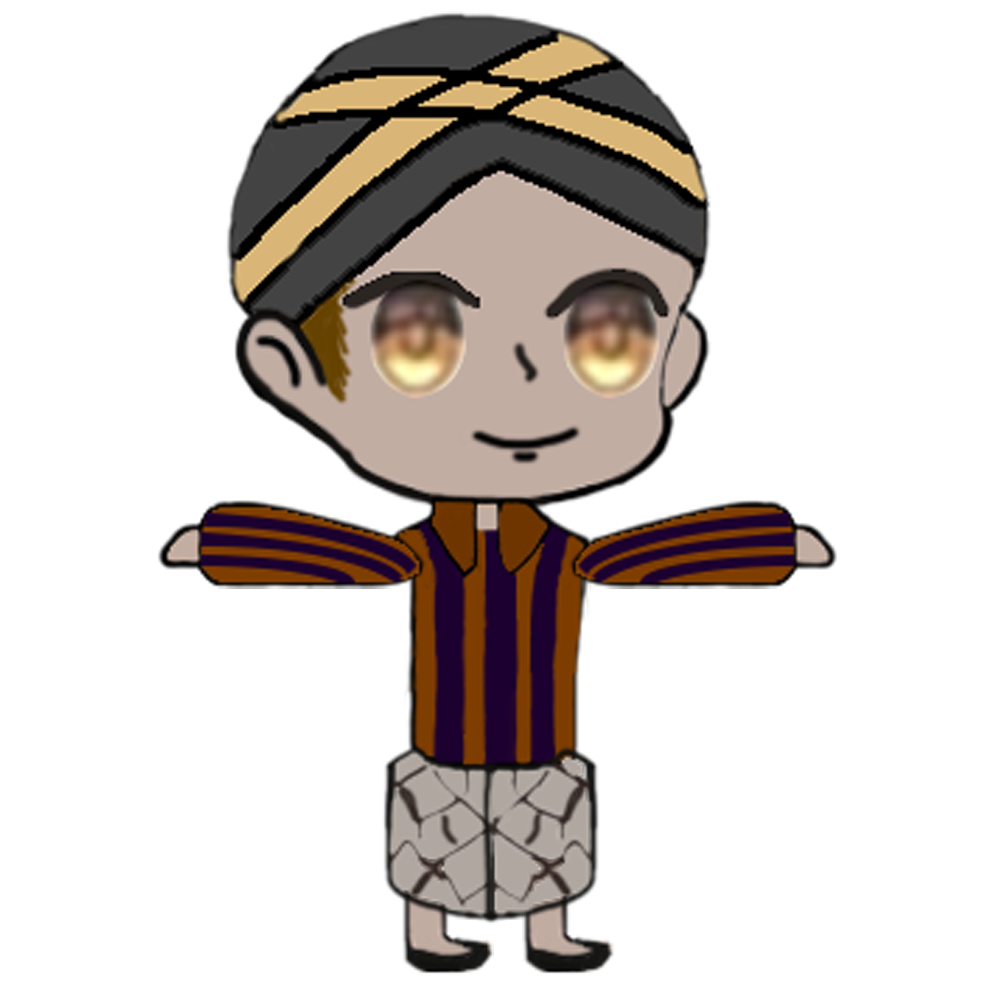
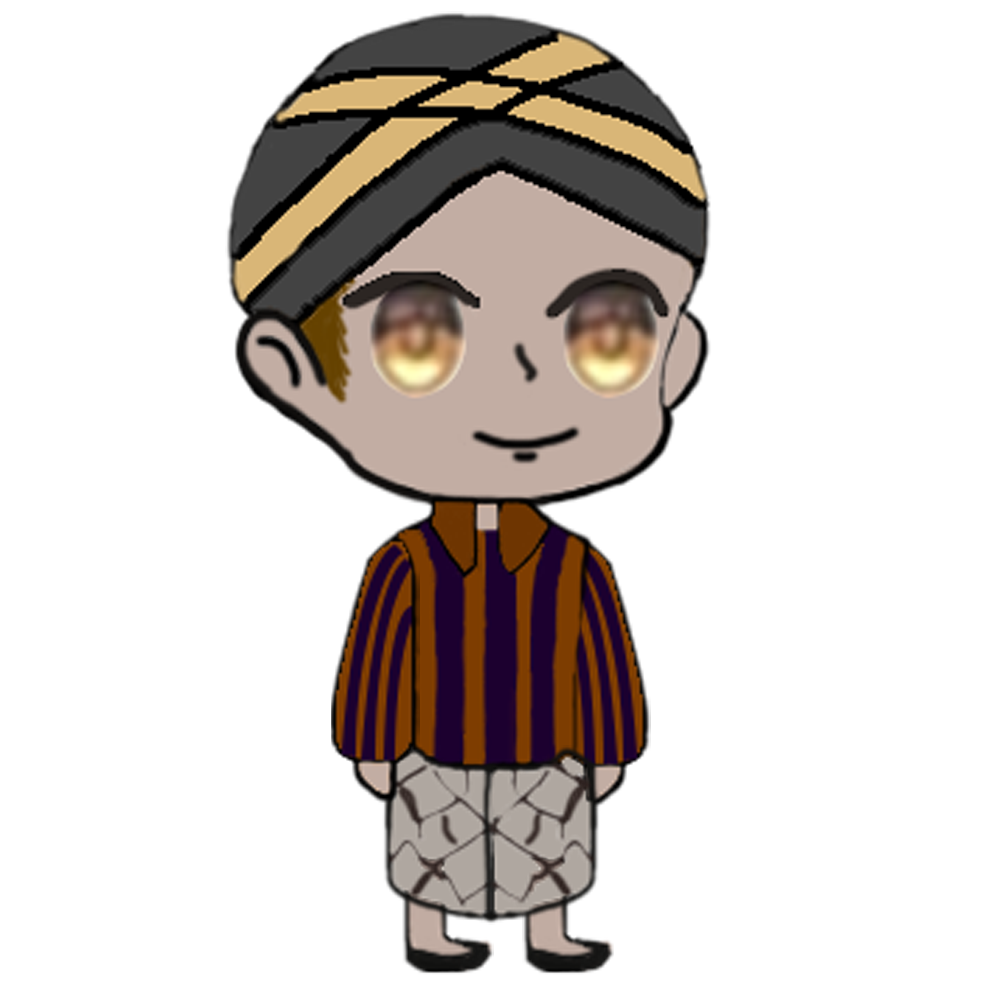
Layered file, before and after one edit (1000 x 1000). Changes by layer:
painted on "L-Hand" over [157, 500, 429, 805]
moved "R-Hand" above "Head", painted on it over [562, 500, 840, 807]
